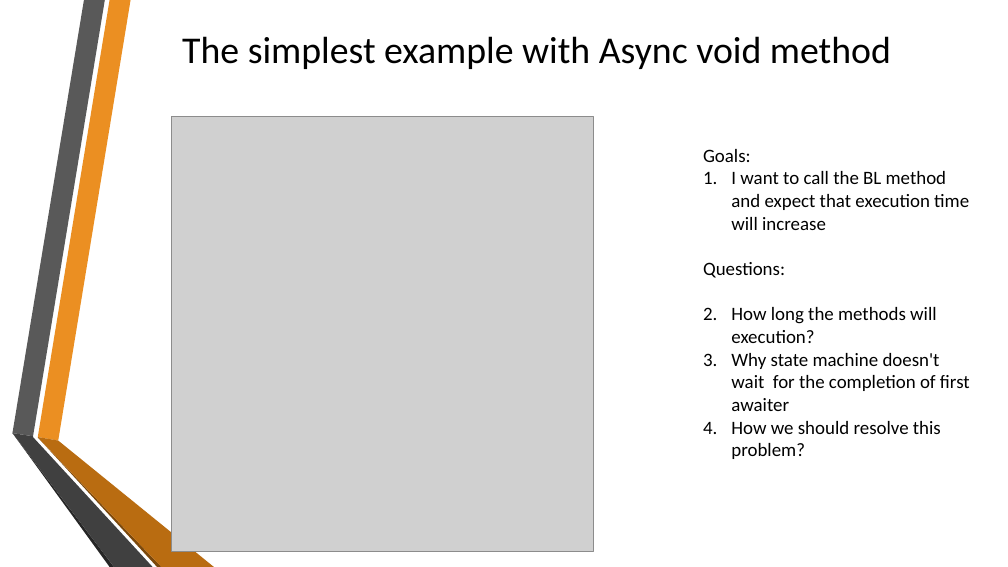
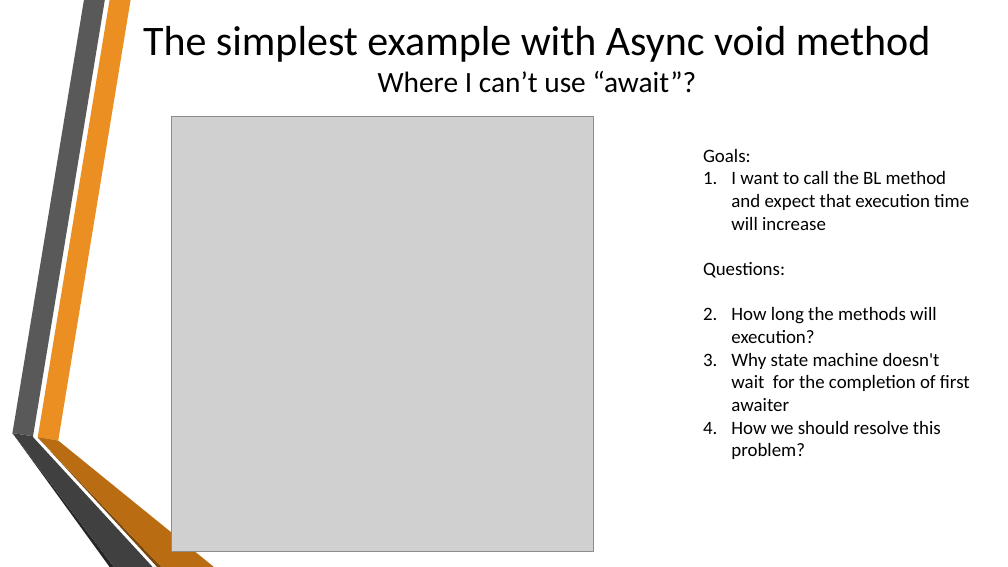
Before and after one commit to sflusov/AsyncAwaitPitfalls, a slide deck: slide 5 of Async Await and their pitfalls.pptx (slide 4 before the commit). Drawn at 1008x567 pixels with LibreOffice and Linux fonts; fonts in the diff are those of the drawing; grey boxes stand for pictures; background and template pictures are left out. Boxes give left, top, right and bottom in pixels: in the first picture for what was removed or moved away, otherwise in the second. Text is boxed around its words. In the diff, an @@ line names an element or a change of style, - is before the commit and + after.

Commit message:
Slides and examples about synchronizationContext

```diff
--- a/Async Await and their pitfalls.pptx
+++ b/Async Await and their pitfalls.pptx
@@ title at bbox=[143, 26, 930, 93]: text changed; size 36 to 40 pt @@
-The simplest example with Async void method
+The simplest example with Async void method
+Where I can’t use “await”?
```
Also in this commit, not shown: 3 other slides changed, 6 slides added, 4 other files.
